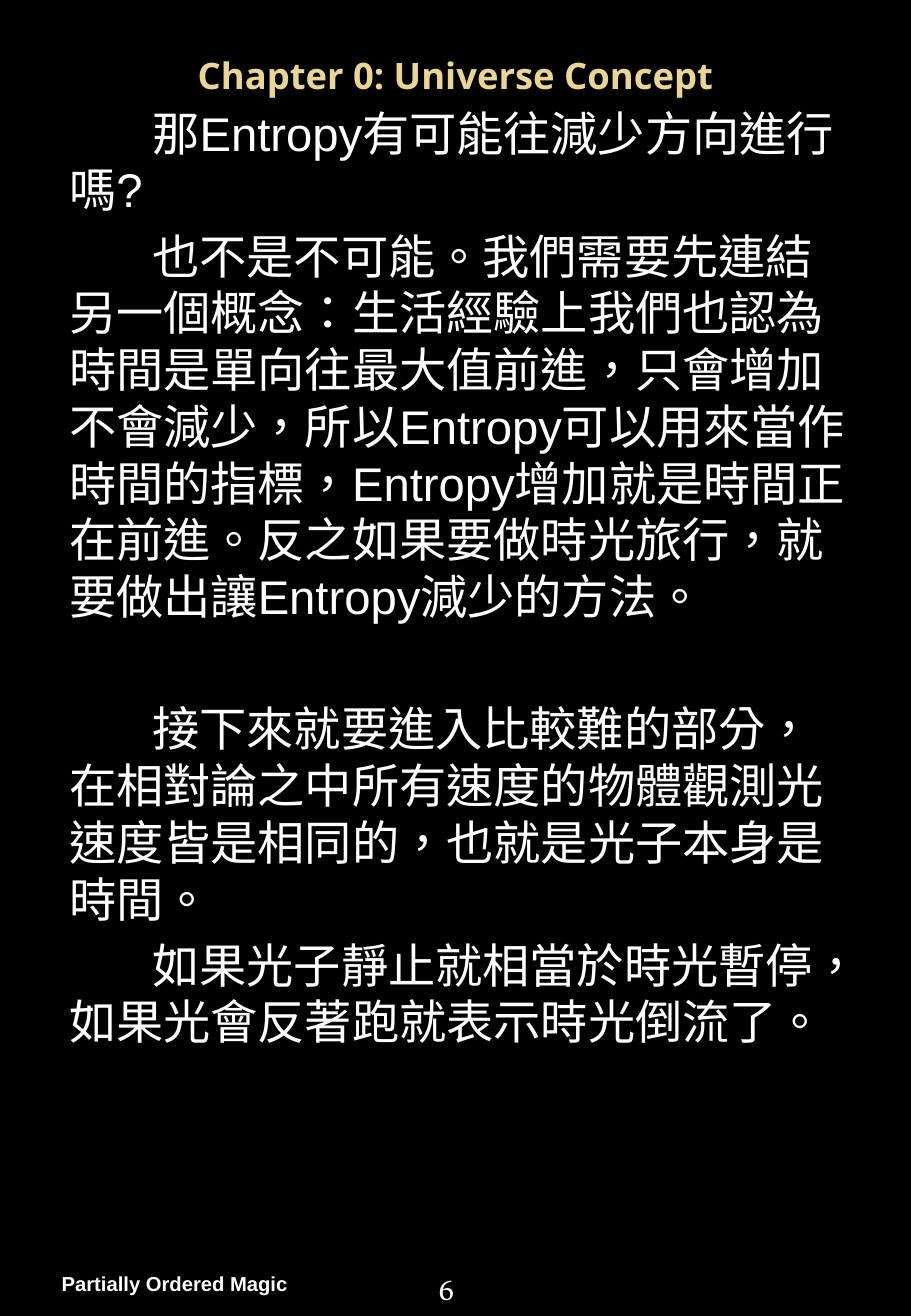
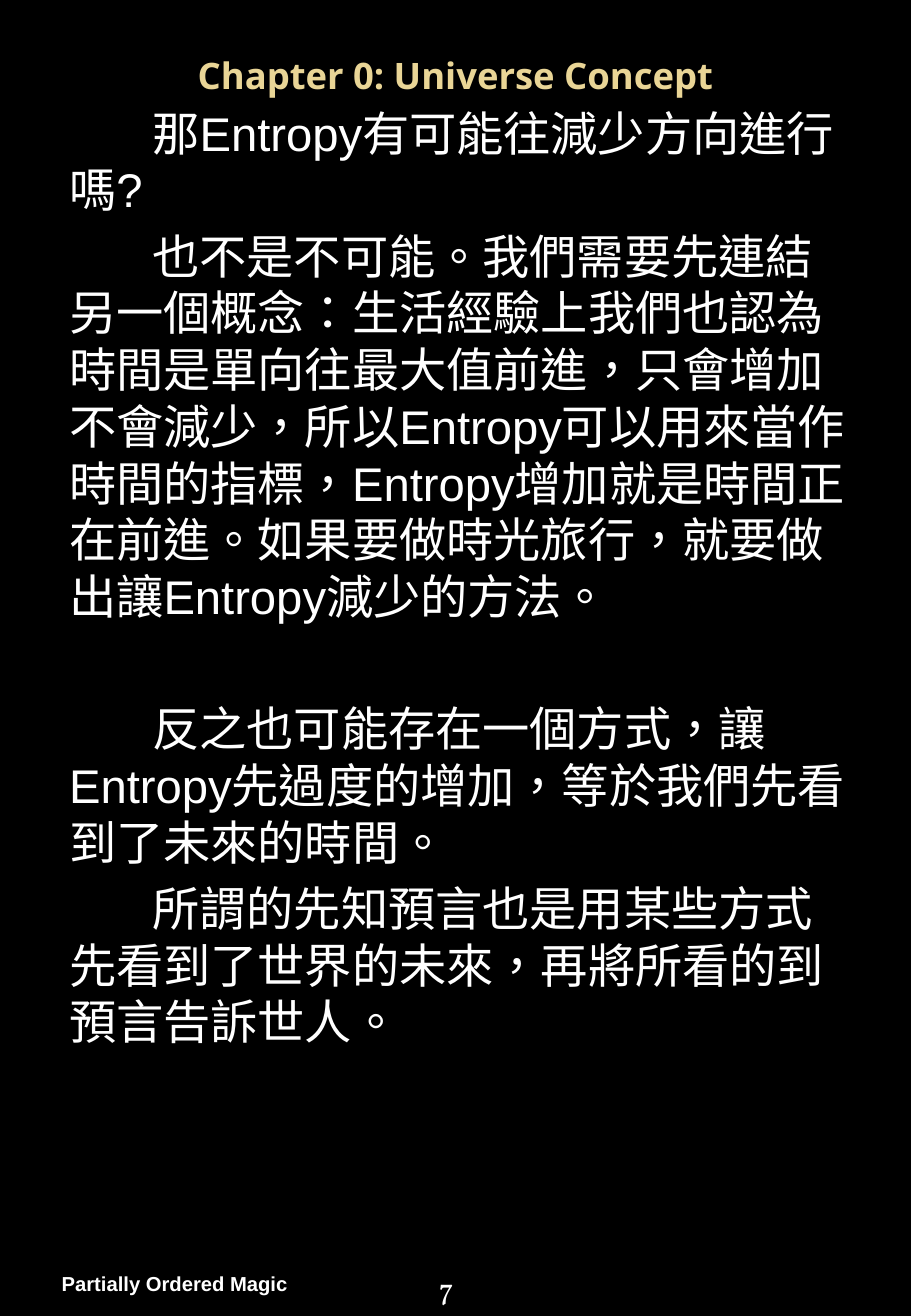
Before and after one commit to PartiallyOrderedMagic/PartiallyOrderedMagic.github.io, a slide deck: slide 8 of MyGame/Partially Ordered Magic Handbook.pptx (slide 7 before the commit). Drawn at 911x1316 pixels with LibreOffice and Linux fonts; fonts in the diff are those of the drawing; background and template pictures are left out. Boxes give left, top, right and bottom in pixels: in the first picture for what was removed or moved away, otherwise in the second. Text is boxed around its words. In the diff, an @@ line names an element or a change of style, - is before the commit and + after.

```diff
--- a/MyGame/Partially Ordered Magic Handbook.pptx
+++ b/MyGame/Partially Ordered Magic Handbook.pptx
@@ text at (x1=69, y1=234, x2=845, y2=1044): text changed @@
-也不是不可能。我們需要先連結另一個概念：生活經驗上我們也認為時間是單向往最大值前進，只會增加不會減少，所以Entropy可以用來當作時間的指標，Entropy增加就是時間正在前進。反之如果要做時光旅行，就要做出讓Entropy減少的方法。
-接下來就要進入比較難的部分，在相對論之中所有速度的物體觀測光速度皆是相同的，也就是光子本身是時間。
-如果光子靜止就相當於時光暫停，如果光會反著跑就表示時光倒流了。
+也不是不可能。我們需要先連結另一個概念：生活經驗上我們也認為時間是單向往最大值前進，只會增加不會減少，所以Entropy可以用來當作時間的指標，Entropy增加就是時間正在前進。如果要做時光旅行，就要做出讓Entropy減少的方法。
+反之也可能存在一個方式，讓Entropy先過度的增加，等於我們先看到了未來的時間。
+所謂的先知預言也是用某些方式先看到了世界的未來，再將所看的到預言告訴世人。
@@ page number at (x1=439, y1=1284, x2=454, y2=1305): text changed @@
-6
+7
```
Also in this commit, not shown: 24 other slides changed, 2 slides added.
